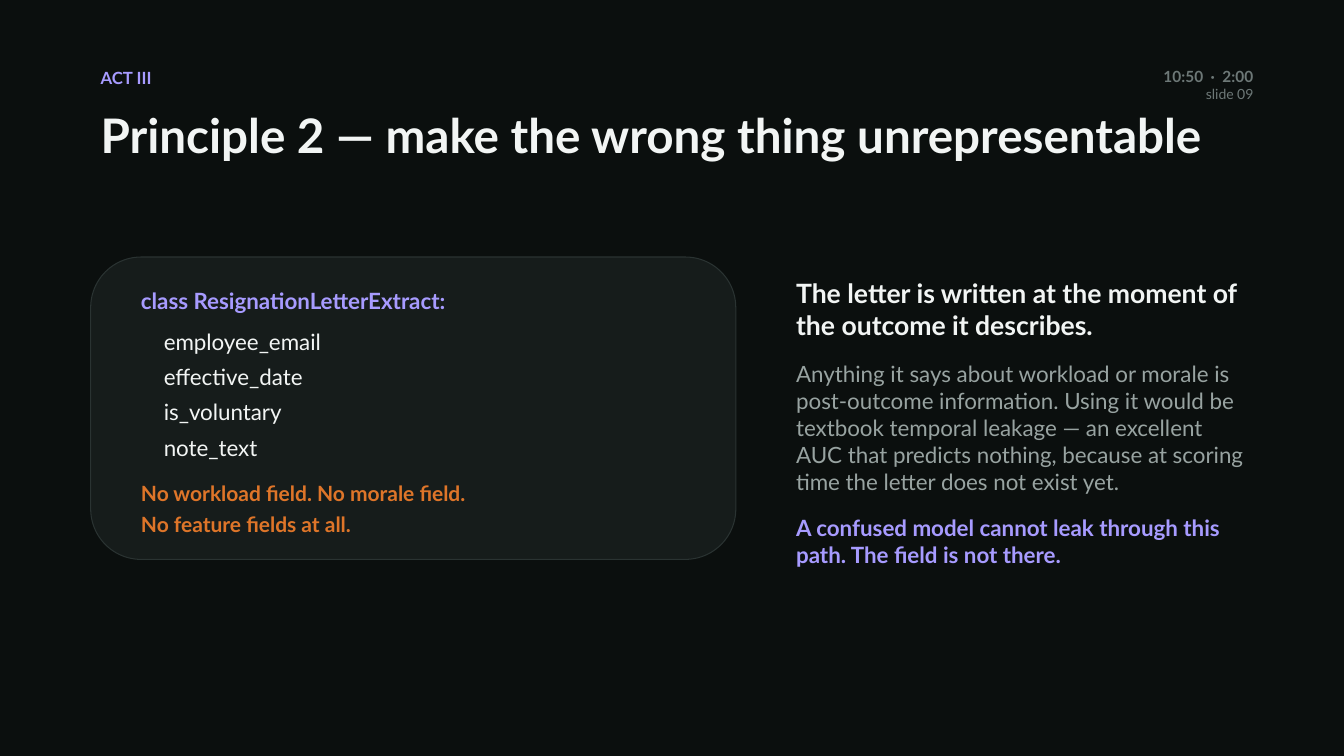
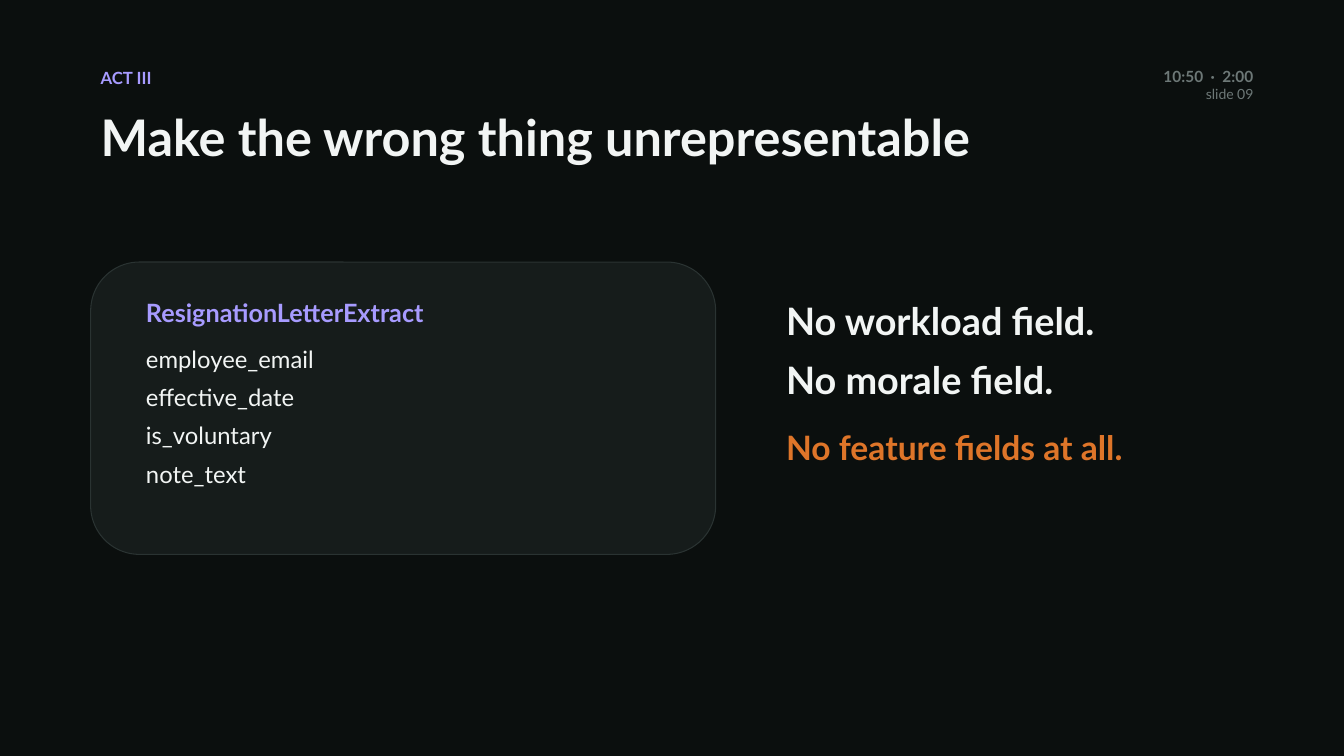
Before and after one commit to AzizKhayati1/companysim, a slide deck: slide 9 of docs/reading-the-paperwork.pptx. Drawn at 1344x756 pixels with LibreOffice and Linux fonts; fonts in the diff are those of the drawing. Boxes give left, top, right and bottom in pixels: in the first picture for what was removed or moved away, otherwise in the second. Text is boxed around its words. In the diff, an @@ line names an element or a change of style, - is before the commit and + after.

```diff
--- a/docs/reading-the-paperwork.pptx
+++ b/docs/reading-the-paperwork.pptx
@@ text at [101,118,970,164]: text changed; size 34 to 36 pt @@
-Principle 2 — make the wrong thing unrepresentable
+Make the wrong thing unrepresentable
@@ rounded rectangle: place and size @@
-rounded rectangle at [91,257,736,560]
+rounded rectangle at [91,262,716,555]
@@ text "ResignationLetterExtract": place and size @@
-text "ResignationLetterExtract" at [141,292,466,532]
+text "ResignationLetterExtract" at [146,303,424,487]
@@ text at [146,303,424,327]: text changed; size 16 to 18 pt @@
-class ResignationLetterExtract:
+ResignationLetterExtract
@@ text at [786,307,1123,461]: text changed; size 16 to 27 pt; text colour #98A3A1 to #F2F5F4; bold on @@
-The letter is written at the moment of the outcome it describes.
-Anything it says about workload or morale is post-outcome information. Using it would be textbook temporal leakage — an excellent AUC that predicts nothing, because at scoring time the letter does not exist yet.
-A confused model cannot leak through this path. The field is not there.
+No workload field.
+No morale field.
+No feature fields at all.
@@ text at [146,350,314,487]: size 16 to 17 pt in "employee_email", "effective_date", "is_voluntary", "note_text"; more space between paragraphs; less space between paragraphs @@
@@ text at [141,485,466,532]: paragraphs removed @@
-No workload field. No morale field.
-No feature fields at all.
```
Also in this commit, not shown: 28 other slides changed, 2 other files.
